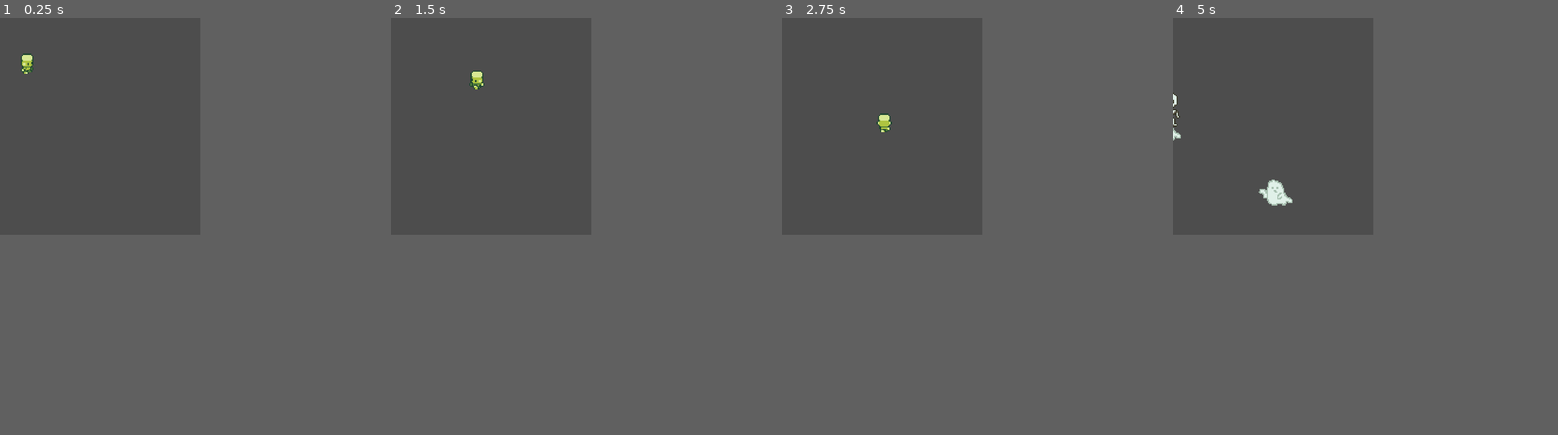
Above: before the commit, frames 1-4 (left to right).
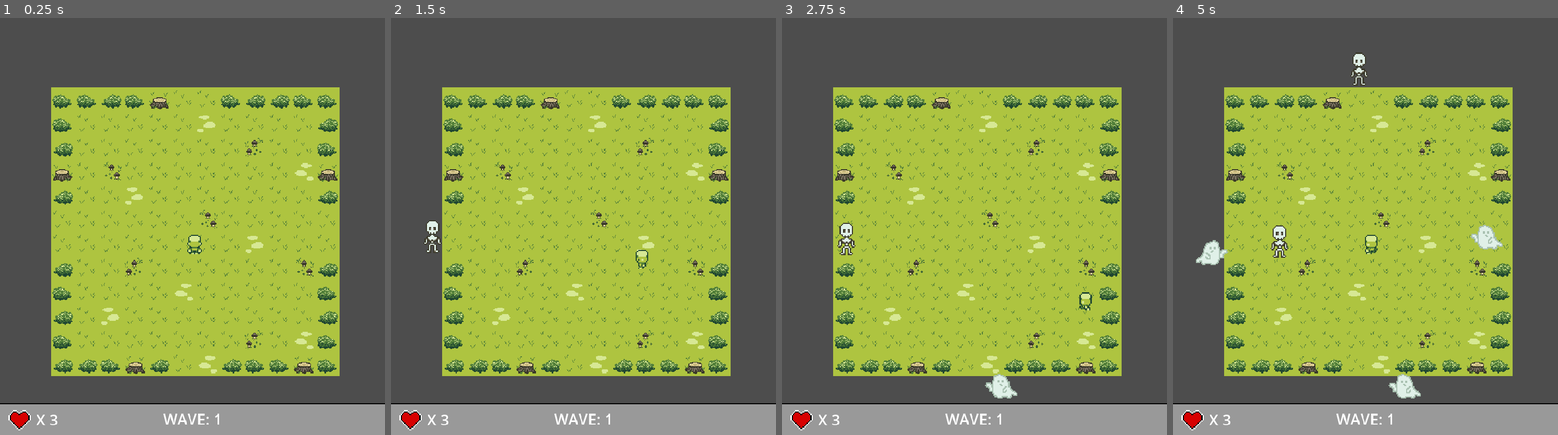
Above: after the commit, the same moments.

Repository: ZitronCrazy/circles-of-bullets
Game: Godot game, scene res://scenes/main.tscn
Same seed, same stepped clock (60 frames per second), same inputs: the game is played once before the commit and once after it.
Inputs (mouse positions are in pixels of both pictures, inside the frame that each line leads up to):
- Up to frame 1 (0.25 s): no input
- Up to frame 2 (1.5 s): tap Enter at 0.5 s; move the mouse to (533, 113) at 0.52 s; hold D (right) 0.53-1.28 s; move the mouse to (452, 138) at 1.27 s; hold S (down) from 1.28 s (still down)
- Up to frame 3 (2.75 s): move the mouse to (901, 80) at 2.02 s; release S (down) at 2.03 s; hold D (right) from 2.03 s (still down)
- Up to frame 4 (5 s): move the mouse to (1261, 168) at 2.77 s; release D (right) at 2.78 s; hold W (up) 2.78-3.53 s; move the mouse to (1334, 159) at 3.52 s; hold A (left) from 3.53 s (still down); move the mouse to (1211, 93) at 4.27 s
In our replay, the window is 384x416 before the commit and 738x800 after it. These sizes can differ from the game's own. Grey fills any space a smaller window leaves; there, only what the larger window draws over its background counts as a difference.

The runs differ from the first frame. In frame 1, 53% of the frame differs, in the area x 0-100%, y 0-100%; in frame 2, 53%; in frame 3, 53%; in frame 4, 54%.

Commit message:
tile map fix and hud created

Diff:
--- a/hud/icon.svg
+++ /dev/null
@@ -1 +0,0 @@
-<svg xmlns="http://www.w3.org/2000/svg" width="128" height="128"><rect width="124" height="124" x="2" y="2" fill="#363d52" stroke="#212532" stroke-width="4" rx="14"/><g fill="#fff" transform="translate(12.322 12.322)scale(.101)"><path d="M105 673v33q407 354 814 0v-33z"/><path fill="#478cbf" d="m105 673 152 14q12 1 15 14l4 67 132 10 8-61q2-11 15-15h162q13 4 15 15l8 61 132-10 4-67q3-13 15-14l152-14V427q30-39 56-81-35-59-83-108-43 20-82 47-40-37-88-64 7-51 8-102-59-28-123-42-26 43-46 89-49-7-98 0-20-46-46-89-64 14-123 42 1 51 8 102-48 27-88 64-39-27-82-47-48 49-83 108 26 42 56 81zm0 33v39c0 276 813 276 814 0v-39l-134 12-5 69q-2 10-14 13l-162 11q-12 0-16-11l-10-65H446l-10 65q-4 11-16 11l-162-11q-12-3-14-13l-5-69z"/><path d="M483 600c0 34 58 34 58 0v-86c0-34-58-34-58 0z"/><circle cx="725" cy="526" r="90"/><circle cx="299" cy="526" r="90"/></g><g fill="#414042" transform="translate(12.322 12.322)scale(.101)"><circle cx="307" cy="532" r="60"/><circle cx="717" cy="532" r="60"/></g></svg>
--- a/hud/project.godot
+++ /dev/null
@@ -1,32 +0,0 @@
-; Engine configuration file.
-; It's best edited using the editor UI and not directly,
-; since the parameters that go here are not all obvious.
-;
-; Format:
-;   [section] ; section goes between []
-;   param=value ; assign values to parameters
-
-config_version=5
-
-[application]
-
-config/name="HUD"
-config/features=PackedStringArray("4.7", "Forward Plus")
-config/icon="res://icon.svg"
-
-[display]
-
-window/stretch/mode="canvas_items"
-window/stretch/aspect="expand"
-
-[dotnet]
-
-project/assembly_name="HUD"
-
-[physics]
-
-3d/physics_engine="Jolt Physics"
-
-[rendering]
-
-rendering_device/driver.windows="d3d12"
--- a/project.godot
+++ b/project.godot
@@ -17,8 +17,8 @@
 
 [display]
 
-window/size/viewport_width=384
-window/size/viewport_height=416
+window/size/viewport_width=768
+window/size/viewport_height=832
 window/stretch/mode="canvas_items"
 window/stretch/aspect="expand"
 
--- /dev/null
+++ b/scenes/hud.tscn
@@ -0,0 +1,54 @@
+[gd_scene format=3 uid="uid://j6ihvpg2gmyw"]
+
+[ext_resource type="Texture2D" uid="uid://hq8w2nfbn7q2" path="res://assets/hud/Heart.png" id="1_ahhtf"]
+
+[sub_resource type="StyleBoxFlat" id="StyleBoxFlat_toqtt"]
+border_width_top = 2
+border_color = Color(0, 0, 0, 1)
+
+[node name="hud" type="CanvasLayer" unique_id=1838105925]
+
+[node name="Panel" type="Panel" parent="." unique_id=76555287]
+anchors_preset = 2
+anchor_top = 1.0
+anchor_bottom = 1.0
+offset_top = -64.0
+offset_right = 768.0
+grow_vertical = 0
+theme_override_styles/panel = SubResource("StyleBoxFlat_toqtt")
+
+[node name="Sprite2D" type="Sprite2D" parent="." unique_id=214554719]
+position = Vector2(39, 800)
+scale = Vector2(2.5, 2.5)
+texture = ExtResource("1_ahhtf")
+
+[node name="liveslabel" type="Label" parent="." unique_id=1109112992]
+anchors_preset = 2
+anchor_top = 1.0
+anchor_bottom = 1.0
+offset_left = 65.0
+offset_top = -58.0
+offset_right = 123.0
+offset_bottom = -3.0
+grow_vertical = 0
+theme_override_font_sizes/font_size = 30
+text = "X 3"
+horizontal_alignment = 1
+vertical_alignment = 1
+
+[node name="wavelabel" type="Label" parent="." unique_id=1499732341]
+anchors_preset = 7
+anchor_left = 0.5
+anchor_top = 1.0
+anchor_right = 0.5
+anchor_bottom = 1.0
+offset_left = -77.0
+offset_top = -59.0
+offset_right = 78.0
+offset_bottom = -4.0
+grow_horizontal = 2
+grow_vertical = 0
+theme_override_font_sizes/font_size = 30
+text = "WAVE: 1"
+horizontal_alignment = 1
+vertical_alignment = 1
--- a/scenes/main.tscn
+++ b/scenes/main.tscn
@@ -3,15 +3,19 @@
 [ext_resource type="PackedScene" uid="uid://c422dy2syhgxs" path="res://scenes/player.tscn" id="1_o5qli"]
 [ext_resource type="Script" uid="uid://dy1uq6y1t1lph" path="res://scenes/main.gd" id="1_sugp2"]
 [ext_resource type="PackedScene" uid="uid://bsi16we083rk5" path="res://scenes/enemy_spawner.tscn" id="2_0wfyh"]
+[ext_resource type="PackedScene" uid="uid://d0ybvqnneueqa" path="res://scenes/tile_map.tscn" id="4_jyhfs"]
 
 [node name="Main" type="Node" unique_id=1726041106]
 script = ExtResource("1_sugp2")
+
+[node name="TileMap" parent="." unique_id=1719586215 instance=ExtResource("4_jyhfs")]
 
 [node name="Player" parent="." unique_id=267700314 instance=ExtResource("1_o5qli")]
 
 [node name="EnemySpawner" parent="." unique_id=76893813 instance=ExtResource("2_0wfyh")]
 
 [node name="Camera2D" type="Camera2D" parent="." unique_id=1106372268]
+visible = false
 position = Vector2(377, 370)
 zoom = Vector2(0.75, 0.75)
 
--- a/scenes/tile_map.tscn
+++ b/scenes/tile_map.tscn
@@ -1,6 +1,7 @@
 [gd_scene format=3 uid="uid://d0ybvqnneueqa"]
 
-[ext_resource type="Texture2D" uid="uid://clf1l4phx2inm" path="res://assets/tile_maps/tile-map_monster(3).png" id="1_tjuek"]
+[ext_resource type="Texture2D" uid="uid://clf1l4phx2inm" path="res://assets/tile_maps/tile-map.png" id="1_tjuek"]
+[ext_resource type="PackedScene" uid="uid://j6ihvpg2gmyw" path="res://scenes/hud.tscn" id="2_47enk"]
 
 [sub_resource type="TileSetAtlasSource" id="TileSetAtlasSource_47enk"]
 texture = ExtResource("1_tjuek")
@@ -27,9 +28,13 @@
 [sub_resource type="TileSet" id="TileSet_pe8qb"]
 tile_size = Vector2i(32, 32)
 physics_layer_0/collision_layer = 1
+physics_layer_0/collision_mask = 14
 sources/1 = SubResource("TileSetAtlasSource_47enk")
 
 [node name="TileMap" type="TileMap" unique_id=1719586215]
+scale = Vector2(2, 2)
 tile_set = SubResource("TileSet_pe8qb")
 format = 2
 layer_0/tile_data = PackedInt32Array(0, 131073, 268435456, 1, 131073, 268435456, 2, 131073, 0, 3, 131073, 268435456, 4, …(2297 unchanged characters)…
+
+[node name="hud" parent="." unique_id=1838105925 instance=ExtResource("2_47enk")]
Binary file added: assets/hud/Heart.png
Not shown, changed: assets/hud/Heart.png.import
Renamed: assets/tile_maps/tile-map_monster(3).png -> assets/tile_maps/tile-map.png
Not shown, changed: assets/tile_maps/tile-map.png.import
Not shown, removed: hud/.editorconfig
Not shown, removed: hud/.gitattributes
Not shown, removed: hud/.gitignore
